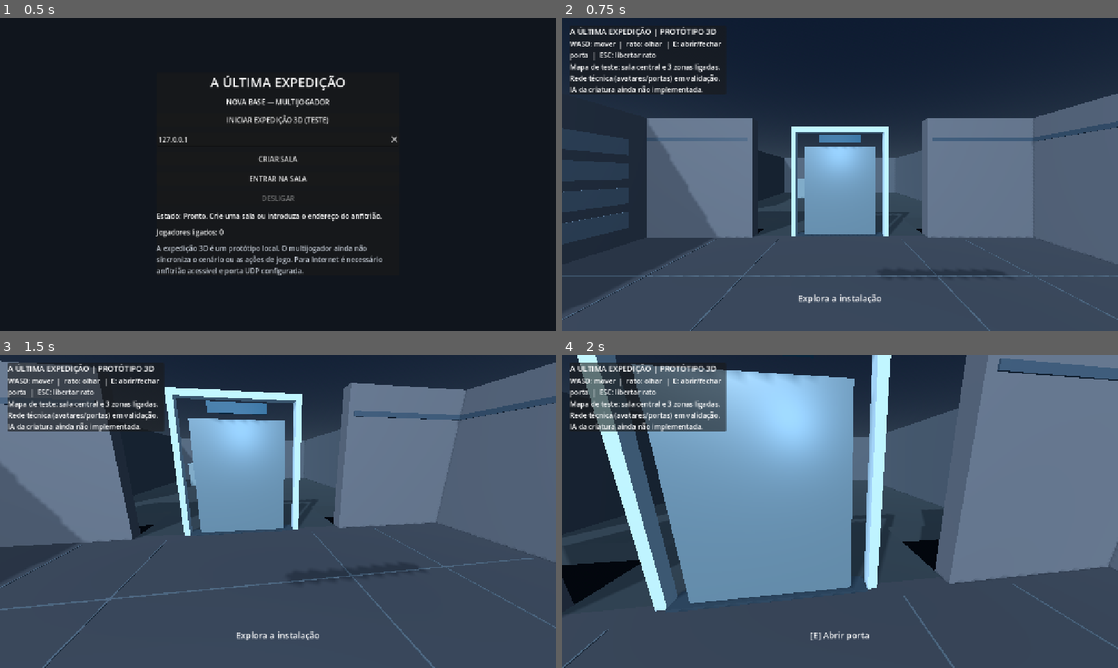
Above: before the commit, frames 1-4 (two rows, left to right).
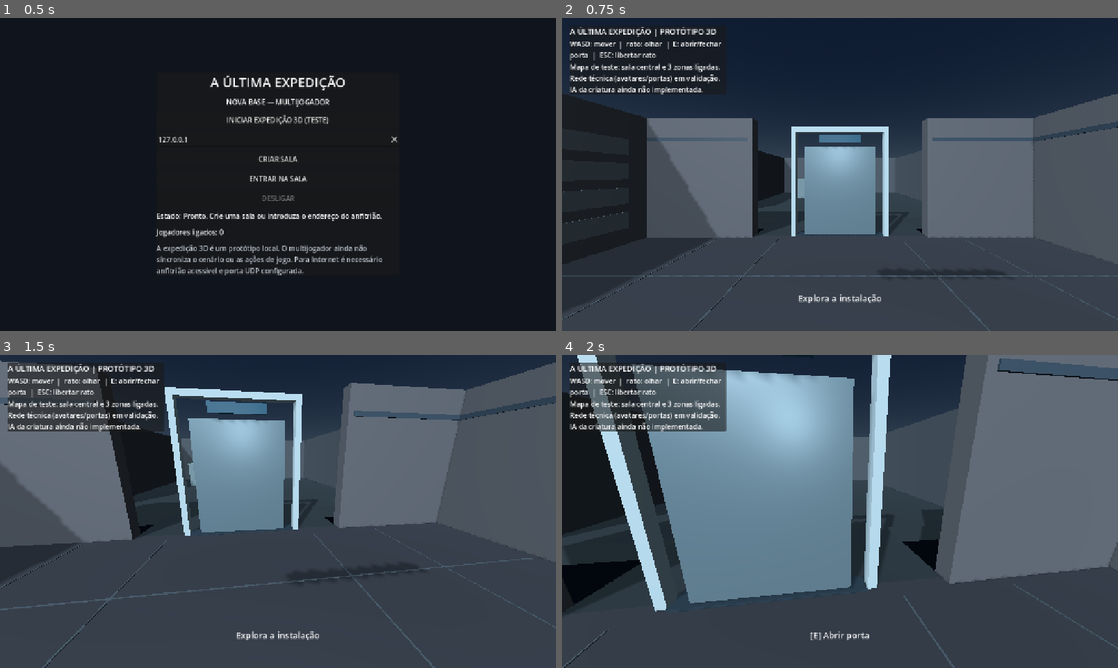
Above: after the commit, the same moments.

Repository: lufime/Valep-lis---Cidade-Viva-
Game: Godot game, scene res://scenes/main.tscn
Same seed, same stepped clock (60 frames per second), same inputs: the game is played once before the commit and once after it.
Inputs (mouse positions are in pixels of both pictures, inside the frame that each line leads up to):
- Up to frame 1 (0.5 s): no input
- Up to frame 2 (0.75 s): click "INICIAR EXPEDIÇÃO 3D (TESTE)" at 0.5 s
- Up to frame 3 (1.5 s): tap Enter at 1.25 s; move the mouse to (305, 511) at 1.27 s; hold W from 1.28 s (still down); tap E at 1.35 s; click (305, 511) at 1.42 s
- Up to frame 4 (2 s): keep holding W

Frame 1 is identical in both runs. In frame 2, 18% of the frame differs, in the area x 0-100%, y 24-99%; in frame 3, 20%; in frame 4, 38%, in the area x 2-100%, y 0-82%.

Commit message:
Reduzir dominante azul e excesso de luz de preenchimento

Diff:
--- a/expedicao/scripts/expedition_3d.gd
+++ b/expedicao/scripts/expedition_3d.gd
@@ -420,8 +420,8 @@
 	sky_material.ground_horizon_color = Color("#20262d")
 	env.sky.sky_material = sky_material
 	env.ambient_light_source = Environment.AMBIENT_SOURCE_COLOR
-	env.ambient_light_color = Color("#8ba0b8")
-	env.ambient_light_energy = 0.42
+	env.ambient_light_color = Color("#858585")
+	env.ambient_light_energy = 0.32
 	env.tonemap_mode = Environment.TONE_MAPPER_FILMIC
 	environment.environment = env
 	add_child(environment)
@@ -436,8 +436,8 @@
 
 	var fill := OmniLight3D.new()
 	fill.position = Vector3(0, 2.7, 0)
-	fill.light_color = Color("#b9d9ff")
-	fill.light_energy = 0.32
+	fill.light_color = Color("#ffffff")
+	fill.light_energy = 0.18
 	fill.omni_range = 12.0
 	add_child(fill)
 
